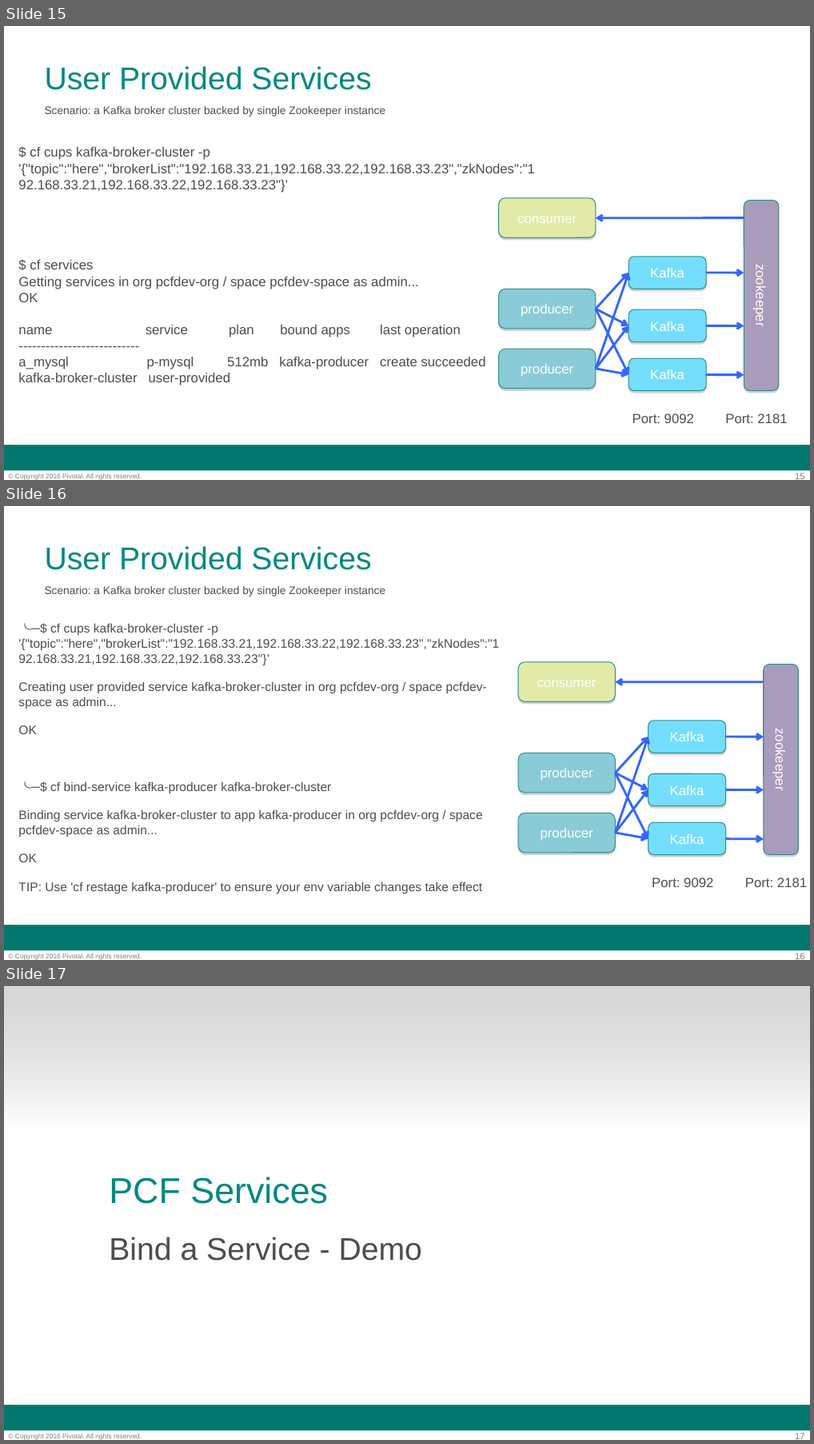
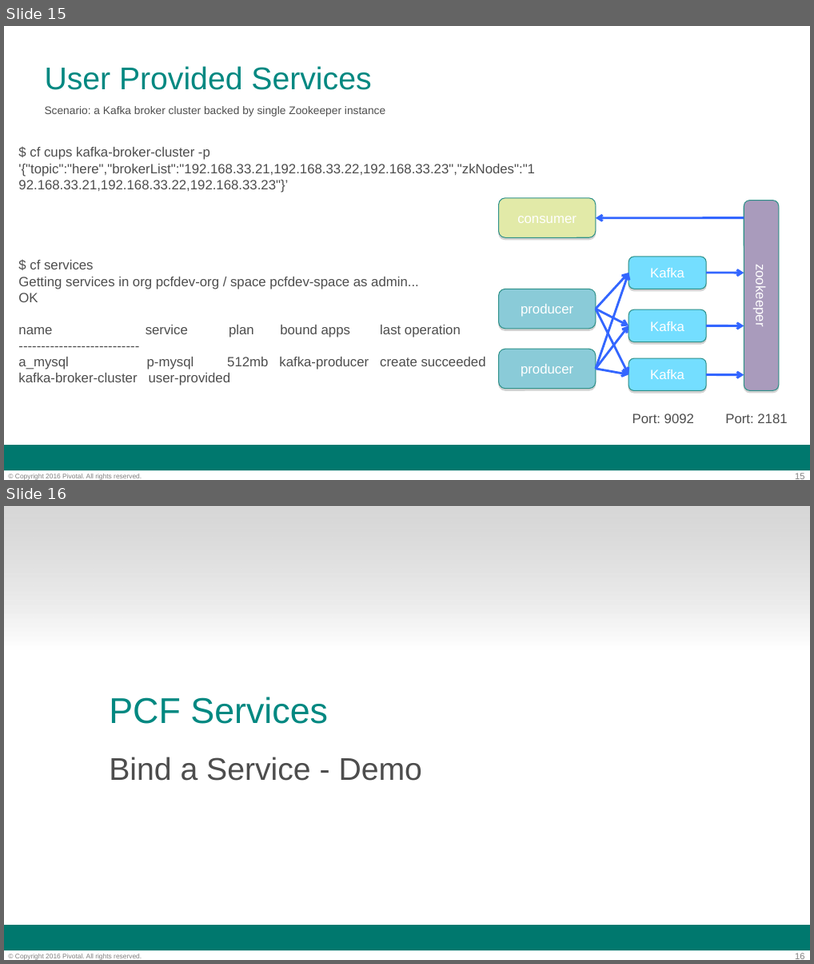
Before and after one commit to phopper-pivotal/PCF-Workshop, a slide deck: PCF-Workshop-Developer/slides/02-Dev_Workshop-Services_Overview.ppt. Shown one above the other, each under a label of ours: slides 15, 16 and 17 before the commit, slides 15 and 16 after it. The pictures are 814x1444 and 814x964 pixels, drawn with LibreOffice and Linux fonts; fonts in the diff are those of the drawing; background and template pictures are left out. Boxes give left, top, right and bottom in pixels: in the first picture for what was removed or moved away, otherwise in the second. Text is boxed around its words. In the diff, an @@ line names an element or a change of style, - is before the commit and + after.

Commit message:
add back 07 slide to dev track, minor slide updates

```diff
--- a/PCF-Workshop-Developer/slides/02-Dev_Workshop-Services_Overview.ppt
+++ b/PCF-Workshop-Developer/slides/02-Dev_Workshop-Services_Overview.ppt
@@ slide 16 removed at [4,506,810,960], background #FFFFFF; not listed: 3 template elements that a slide beside it also shows @@
@@ title removed at [45,546,371,570] @@
-User Provided Services
@@ text removed at [45,586,386,596] @@
-Scenario: a Kafka broker cluster backed by single Zookeeper instance
@@ text removed at [18,623,499,893] @@
-╰─$ cf cups kafka-broker-cluster -p '{"topic":"here","brokerList":"192.168.33.21,192.168.33.22,192.168.33.23","zkNodes":"192.168.33.21,192.168.33.22,192.168.33.23"}’
-Creating user provided service kafka-broker-cluster in org pcfdev-org / space pcfdev-space as admin...
-OK
-╰─$ cf bind-service kafka-producer kafka-broker-cluster
-Binding service kafka-broker-cluster to app kafka-producer in org pcfdev-org / space pcfdev-space as admin...
-OK
-TIP: Use 'cf restage kafka-producer' to ensure your env variable changes take effect
@@ group removed at [518,662,807,887]: 10 arrows, 7 rounded rectangles, 2 texts @@
-zookeeper
-Kafka
-Kafka
-Kafka
-consumer
-producer
-producer
-Port: 9092
-Port: 2181
@@ what was slide 17 is now slide 16 @@
@@ page number at [795,952,805,959]: text changed @@
-17
+16
```
Also in this commit, not shown: 1 other file.
